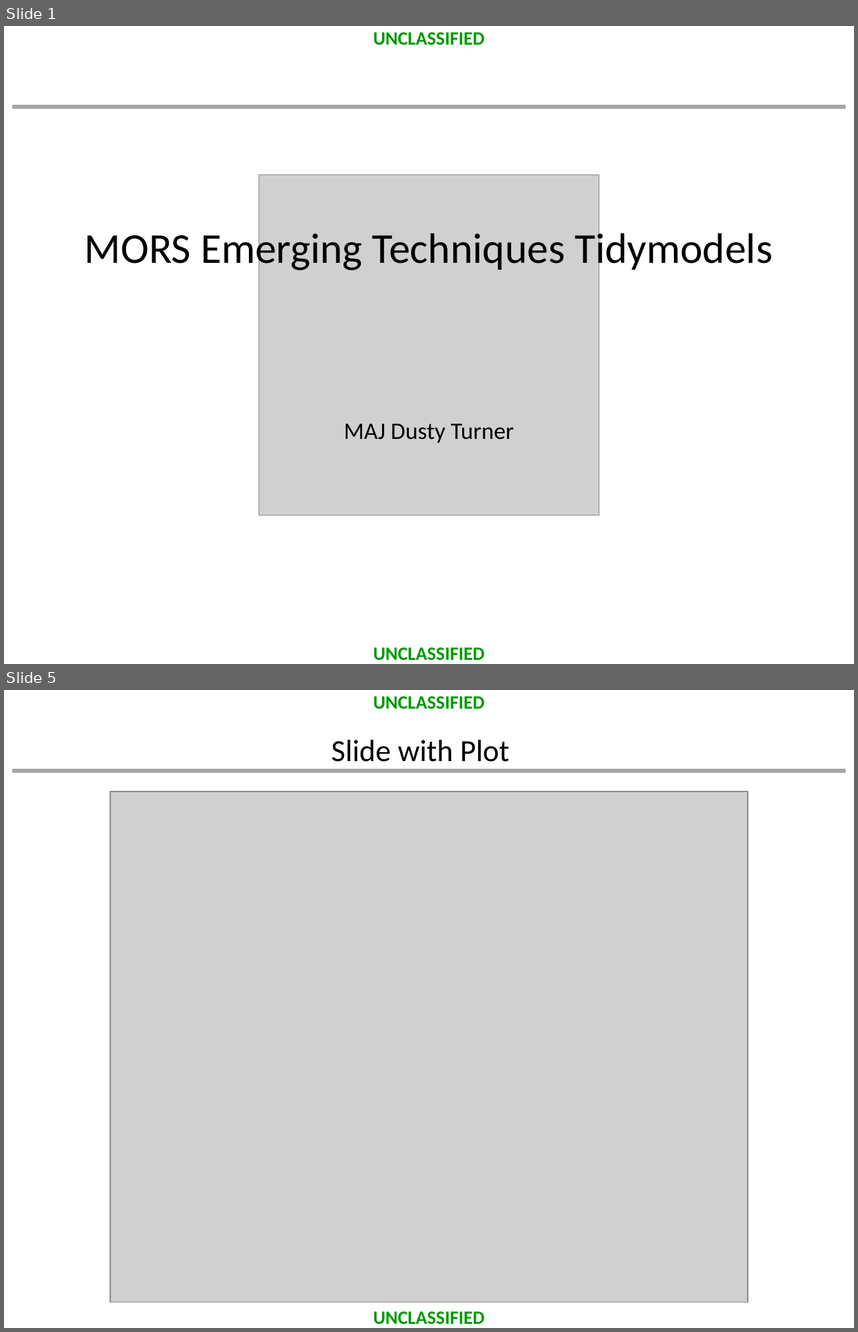
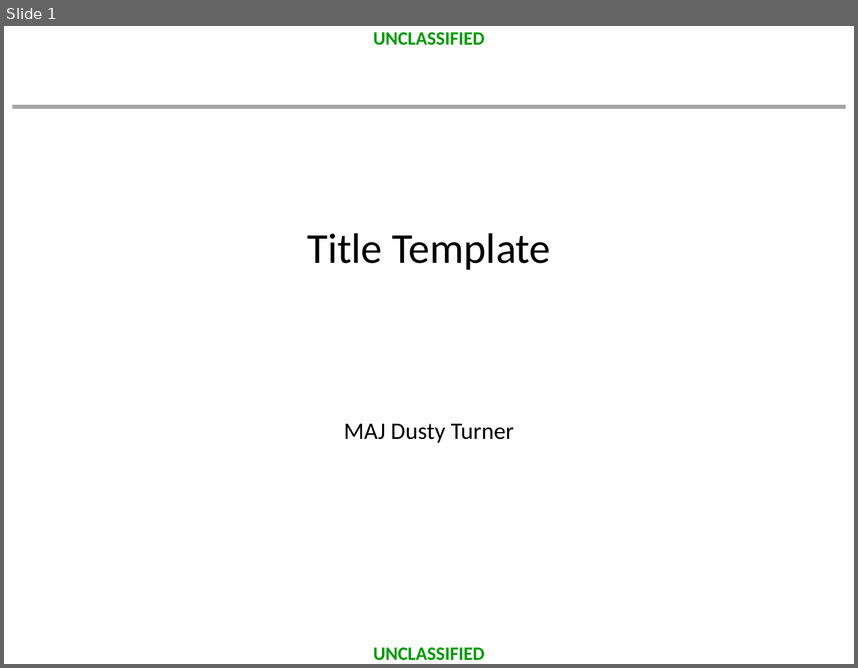
Before and after one commit to dusty-turner/MORSEmergingTechniques2019, a slide deck: template.pptx. Shown one above the other, each under a label of ours: slides 1 and 5 before the commit, slide 1 after it; the slides between them are not shown. The pictures are 858x1332 and 858x668 pixels, drawn with LibreOffice and Linux fonts; fonts in the diff are those of the drawing; grey boxes stand for pictures; background and template pictures are left out. Boxes give left, top, right and bottom in pixels: in the first picture for what was removed or moved away, otherwise in the second. Text is boxed around its words. In the diff, an @@ line names an element or a change of style, - is before the commit and + after.

Commit message:
updated template and ppt presentation from work

```diff
--- a/template.pptx
+++ b/template.pptx
@@ slide 5 removed at (4,690,854,1328), background #FFFFFF; not listed: 3 template elements that a slide beside it also shows @@
@@ title removed at (331,740,509,762) @@
-Slide with Plot
@@ picture removed at (110,791,748,1301) @@
@@ slide 1 changed as well @@
@@ picture removed at (259,175,599,515) @@
@@ title at (307,233,550,270): text changed @@
-MORS Emerging Techniques Tidymodels
+Title Template
```
Also in this commit, not shown: 3 slides added, 3 other slides removed, 1 other file.
